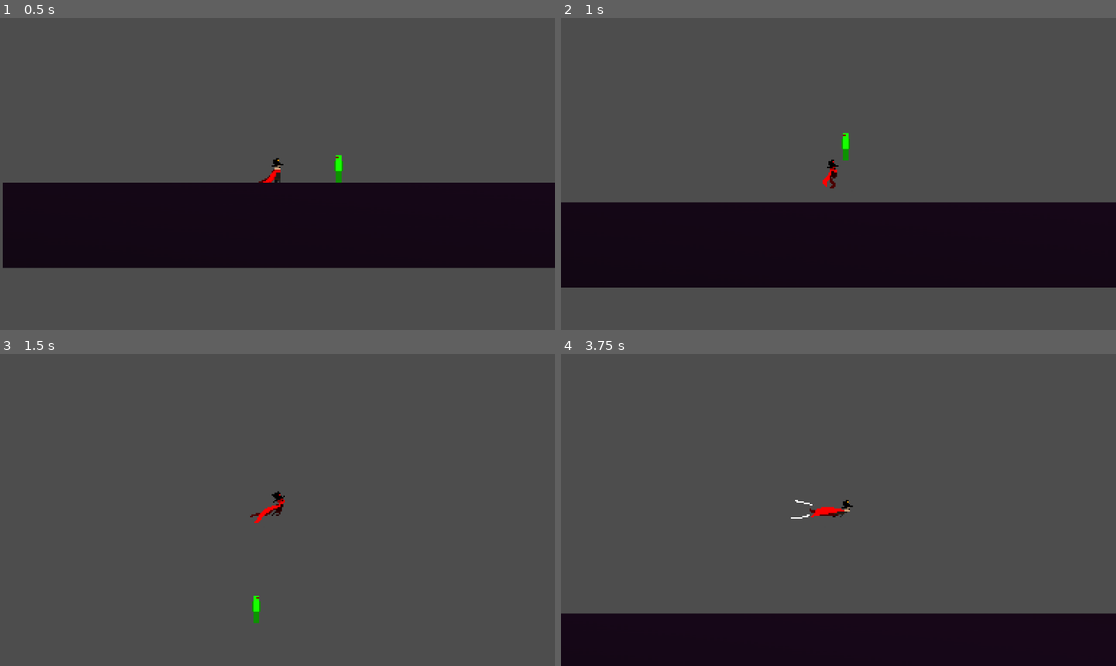
Above: before the commit, frames 1-4 (two rows, left to right).
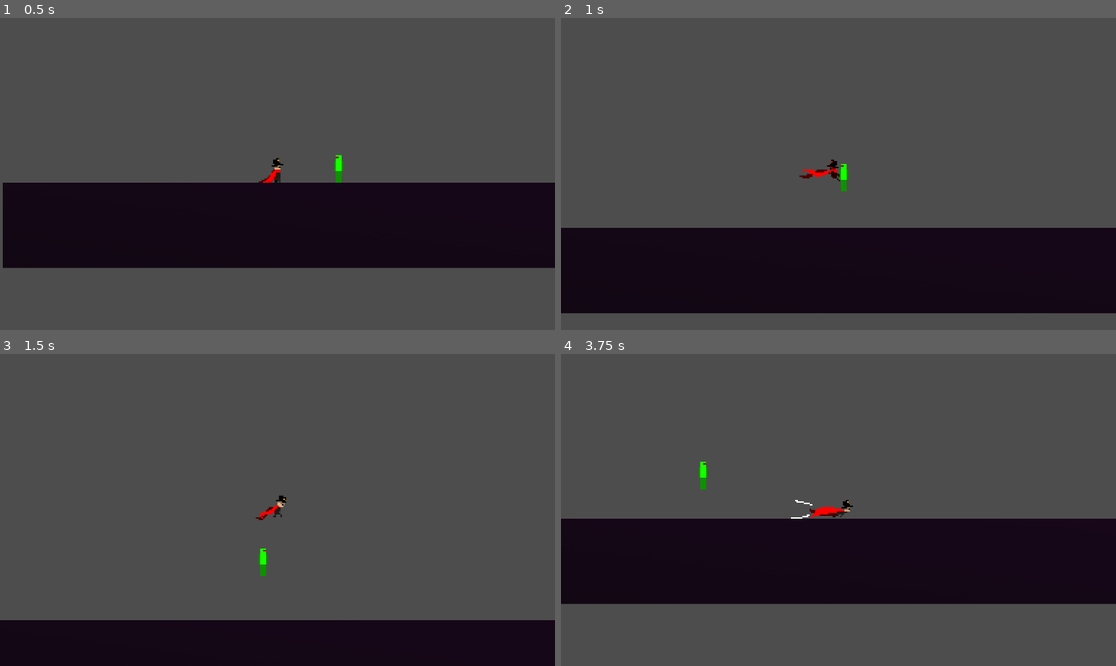
Above: after the commit, the same moments.

Repository: Tyulo13/GDC-Club-Game
Game: Godot game, scene res://scenes/level.tscn
Two runs of this game, one before a commit and one after it. Both use one fixed random seed, a clock stepped at 60 frames per second and the inputs below.
Inputs:
- Up to frame 1 (0.5 s): no input
- Up to frame 2 (1 s): tap Enter (attack) at 0.5 s; hold D (move_right) from 0.53 s (still down); hold Shift (dash) from 0.53 s (still down); tap Space (jump) at 0.77 s
- Up to frame 3 (1.5 s): keep holding D (move_right); release Shift (dash) at 1.28 s; tap Enter (attack) at 1.35 s
- Up to frame 4 (3.75 s): tap Space (jump) at 1.52, 3.02 s; tap Shift (dash) at 1.55, 2.85 s; release D (move_right) at 2.03 s; hold A (move_left) 2.03-2.78 s; hold Shift (dash) 2.03-2.78 s; hold D (move_right) from 2.78 s (still down); hold Shift (dash) from 3.53 s (still down); tap Enter (attack) at 3.6 s

Frame 1 is identical in both runs. In frame 2, 17% of the frame differs, in the area x 0-100%, y 36-95%; in frame 3, 15%; in frame 4, 44%, in the area x 0-100%, y 34-100%.

Commit message:
dashfix
only dashing while velocity is greater than 0

Diff:
--- a/scenes/character_body_2d.tscn
+++ b/scenes/character_body_2d.tscn
@@ -11,8 +11,9 @@
 [ext_resource type="Texture2D" uid="uid://xuefs1a6p1fs" path="res://sprites/vfx/sliceanims/slice5move.png" id="9_42hdn"]
 [ext_resource type="Texture2D" uid="uid://beuflhkloijnj" path="res://sprites/vfx/sliceanims/slice6move.png" id="10_el37e"]
 
-[sub_resource type="RectangleShape2D" id="RectangleShape2D_44cfe"]
-size = Vector2(4, 12)
+[sub_resource type="CapsuleShape2D" id="CapsuleShape2D_mfdas"]
+radius = 3.0
+height = 12.0
 
 [sub_resource type="AtlasTexture" id="AtlasTexture_ghijl"]
 atlas = ExtResource("2_ij6vw")
@@ -329,7 +330,7 @@
 script = ExtResource("1_ij6vw")
 
 [node name="CollisionShape2D" type="CollisionShape2D" parent="."]
-shape = SubResource("RectangleShape2D_44cfe")
+shape = SubResource("CapsuleShape2D_mfdas")
 
 [node name="AnimatedSprite2D" type="AnimatedSprite2D" parent="."]
 texture_filter = 1
--- a/scripts/character_body_2d.gd
+++ b/scripts/character_body_2d.gd
@@ -134,7 +134,7 @@
 			# if low velocity, quickly deccelerates the player to stop
 
 	# dash input
-	if Input.is_action_just_pressed("dash") and canDASH and !is_on_wall_only():
+	if Input.is_action_just_pressed("dash") and canDASH and !is_on_wall_only() and velocity.x != 0:
 		isDASHING = true
 		velocity.y = velocity.y - velocity.y
 		velocity.x = velocity.x / 100
